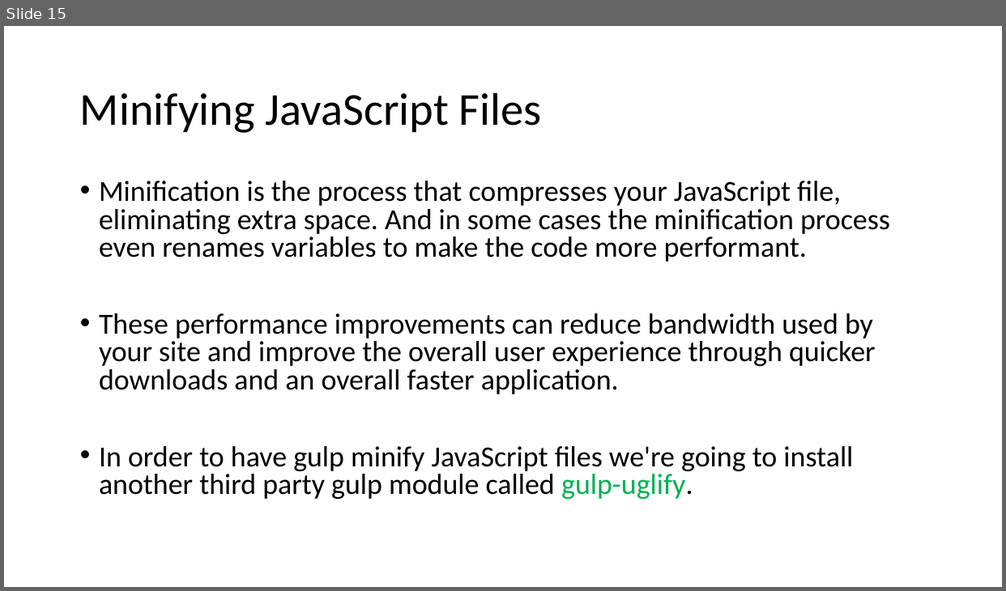
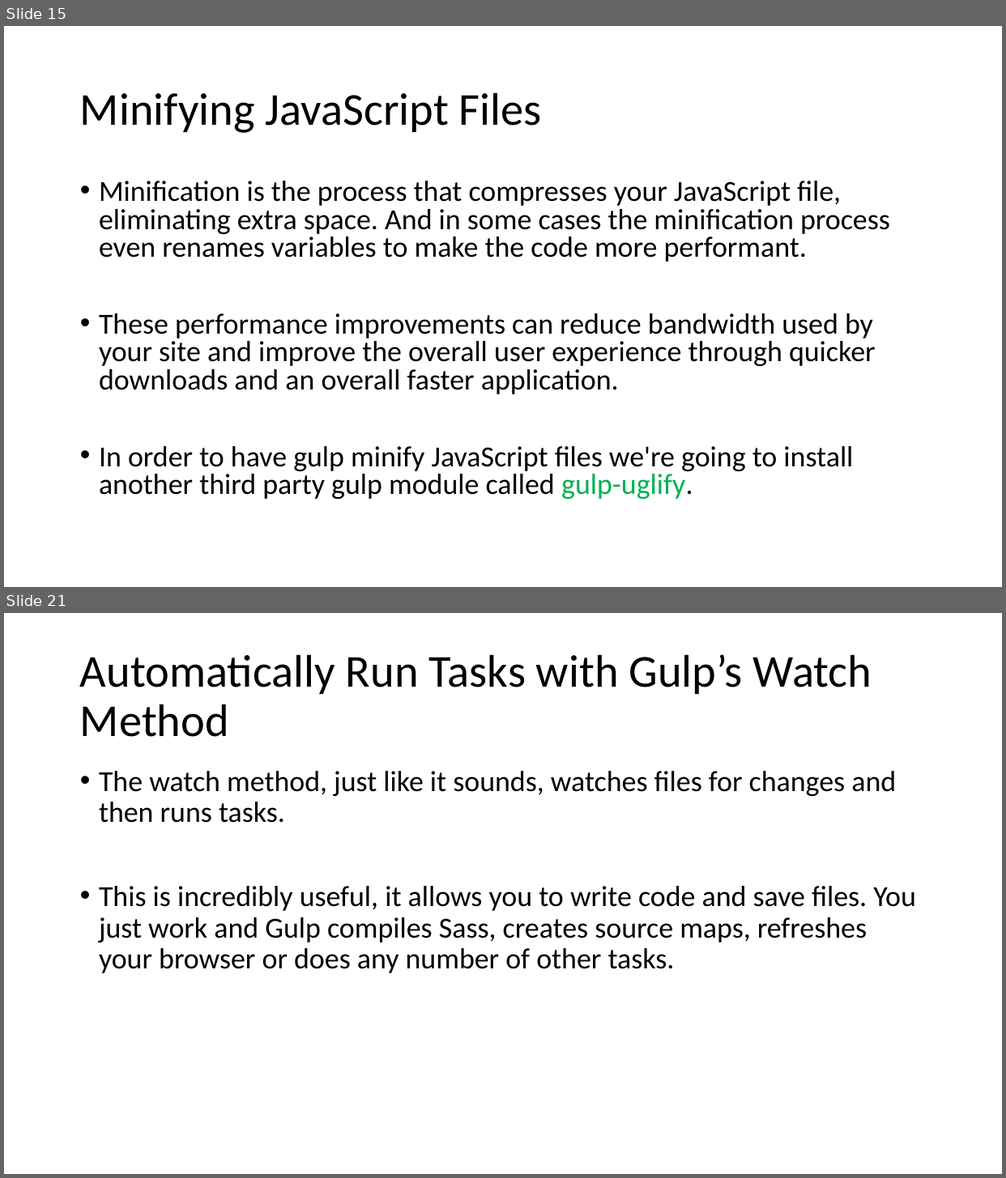
Before and after one commit to AbWahab07/TH-Gulp, a slide deck: Gulp Basics.pptx. Shown one above the other, each under a label of ours: slide 15 before the commit, slides 15 and 21 after it; the slides between them are not shown. The pictures are 1006x591 and 1006x1178 pixels, drawn with LibreOffice and Linux fonts; fonts in the diff are those of the drawing. Boxes give left, top, right and bottom in pixels: in the first picture for what was removed or moved away, otherwise in the second. Text is boxed around its words. In the diff, an @@ line names an element or a change of style, - is before the commit and + after.

```diff
--- a/Gulp Basics.pptx
+++ b/Gulp Basics.pptx
@@ slide 21 added at <box>4,613,1002,1174</box>, background #FFFFFF @@
@@ title added at <box>80,654,872,737</box>, 44 pt, text #000000 @@
+Automatically Run Tasks with Gulp’s Watch Method
@@ text added at <box>99,771,916,973</box>, 28 pt, text #000000 @@
+• The watch method, just like it sounds, watches files for changes and then runs tasks.
+• This is incredibly useful, it allows you to write code and save files. You just work and Gulp compiles Sass, creates source maps, refreshes your browser or does any number of other tasks.
```
Also in this commit, not shown: 7 other slides added, 20 other files.
